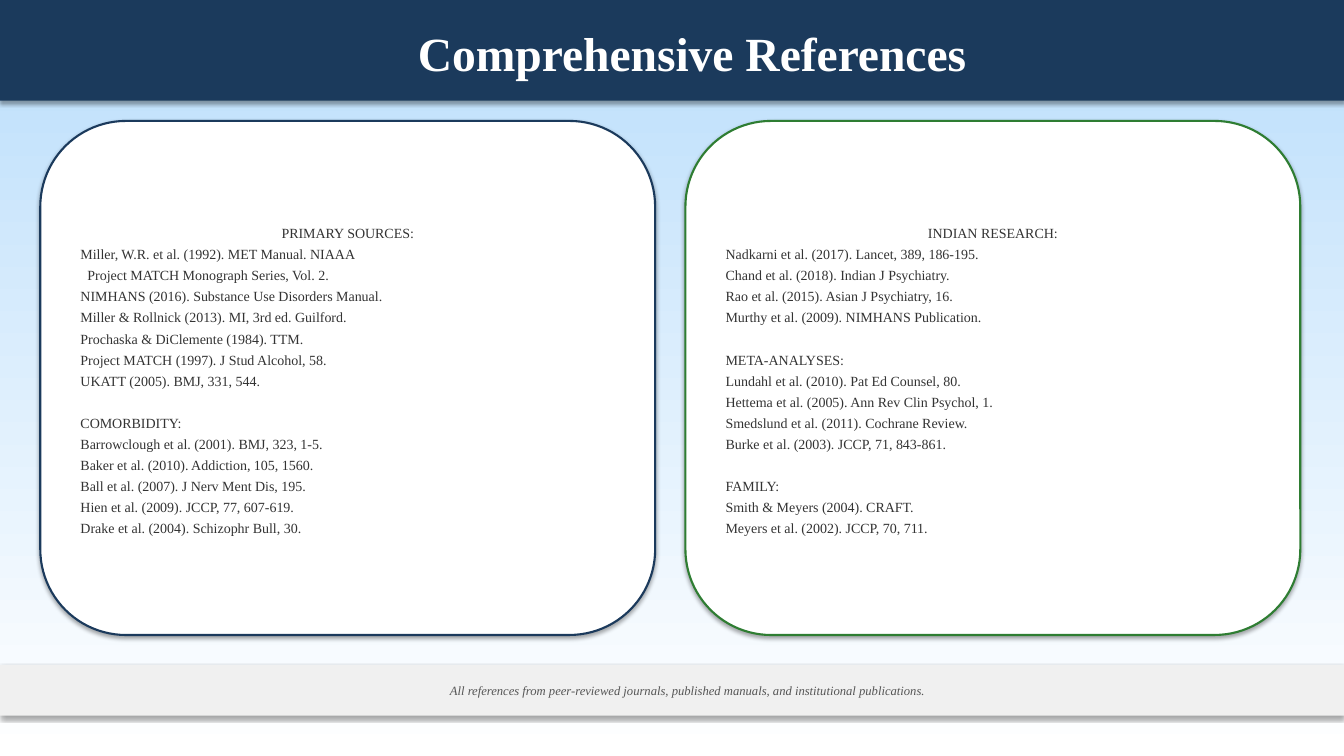
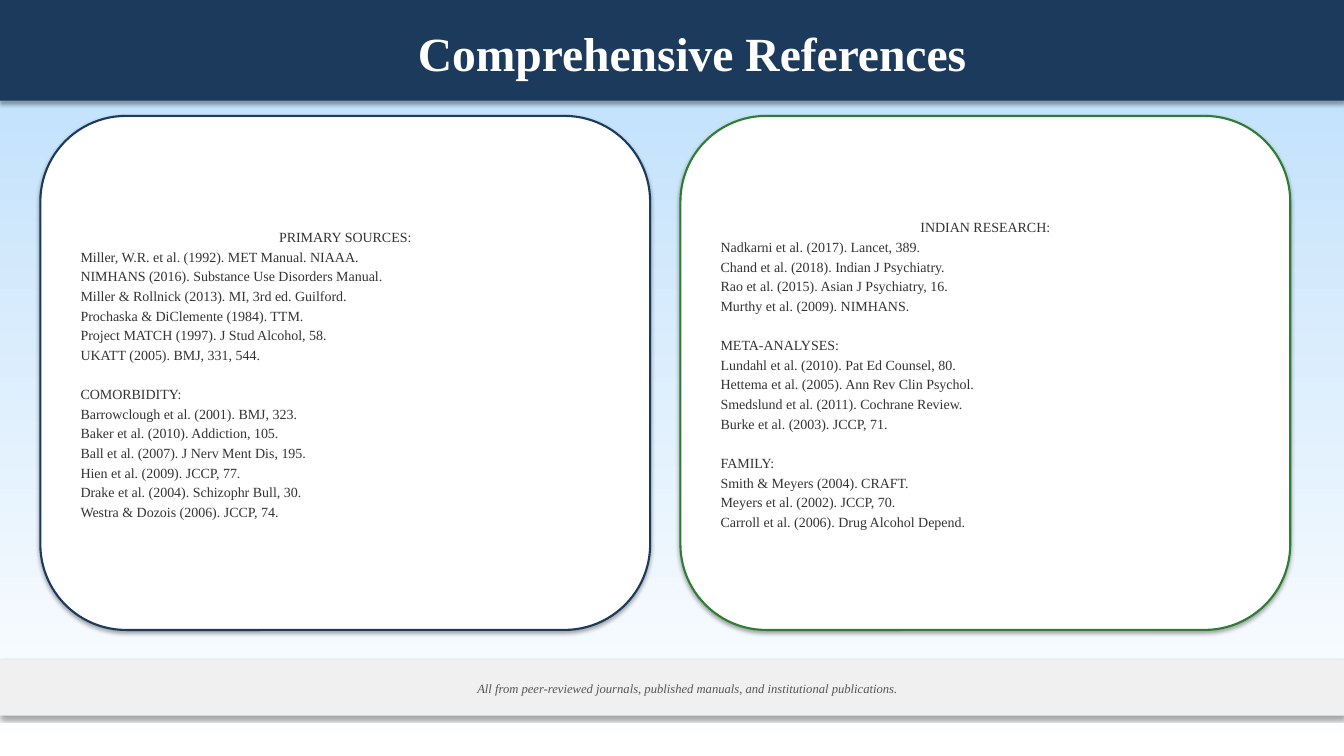
Before and after one commit to tejasdangodra786-byte/Dango-kiro, a slide deck: slide 67 of MET_Comprehensive_Presentation.pptx (slide 64 before the commit). Drawn at 1344x756 pixels with LibreOffice and Linux fonts; fonts in the diff are those of the drawing. Boxes give left, top, right and bottom in pixels: in the first picture for what was removed or moved away, otherwise in the second. Text is boxed around its words. In the diff, an @@ line names an element or a change of style, - is before the commit and + after.

Commit message:
MET Presentation v4.2: 79 slides - fixed overlaps + new sections
- FIXED: Strict zone layout (Title 0-1.0, Content 1.15-6.4, Ref 6.55-7.1) - NO overlaps
- KEPT: All original v4 content (62 slides worth of content preserved)
- ADDED: Section 8 - Comparison with Other Therapies (MET vs CBT, 12-Step, table)
- ADDED: Family & Caregiver involvement (CRAFT, stepped care, psychoeducation)
- ADDED: MET as pretreatment enhancer research
- ADDED: Section 9 - Comorbid Psychiatric Disorders (PD, Depression, Anxiety/PTSD, Bipolar, Psychosis, ADHD, ED)
- ADDED: Summary table of all adaptations
- ADDED: Cultural adaptations for India
- ADDED: Medication adherence using MI
- ADDED: Training & supervision guidelines
- ADDED: Limitations & when MET is insufficient
- ADDED: Evidence table by population
- ADDED: Therapist skills checklist
- ADDED: Ethical considerations
- 79 slides total (~80 as requested)
- References on every slide from research

```diff
--- a/MET_Comprehensive_Presentation.pptx
+++ b/MET_Comprehensive_Presentation.pptx
@@ rounded rectangle "PRIMARY SOURCES:": place and size @@
-rounded rectangle "PRIMARY SOURCES:" at (40,121,655,635)
+rounded rectangle "PRIMARY SOURCES:" at (40,116,650,630)
@@ rounded rectangle "INDIAN RESEARCH:": place and size @@
-rounded rectangle "INDIAN RESEARCH:" at (686,121,1301,635)
+rounded rectangle "INDIAN RESEARCH:" at (681,116,1291,630)
@@ text in rounded rectangle at (81,232,412,500): less space between paragraphs @@
@@ text in rounded rectangle at (721,222,1050,491): less space between paragraphs @@
@@ text in rounded rectangle at (81,252,358,265): text changed @@
-Miller, W.R. et al. (1992). MET Manual. NIAAA
-Project MATCH Monograph Series, Vol. 2.
+Miller, W.R. et al. (1992). MET Manual. NIAAA.
@@ text in rounded rectangle at (721,242,920,255): text changed @@
-Nadkarni et al. (2017). Lancet, 389, 186-195.
+Nadkarni et al. (2017). Lancet, 389.
@@ text in rounded rectangle at (721,301,910,314): text changed @@
-Murthy et al. (2009). NIMHANS Publication.
+Murthy et al. (2009). NIMHANS.
@@ text in rounded rectangle at (721,379,974,392): text changed @@
-Hettema et al. (2005). Ann Rev Clin Psychol, 1.
+Hettema et al. (2005). Ann Rev Clin Psychol.
@@ text in rounded rectangle at (81,409,297,441): text changed @@
-Barrowclough et al. (2001). BMJ, 323, 1-5.
-Baker et al. (2010). Addiction, 105, 1560.
+Barrowclough et al. (2001). BMJ, 323.
+Baker et al. (2010). Addiction, 105.
@@ text in rounded rectangle at (721,419,887,432): text changed @@
-Burke et al. (2003). JCCP, 71, 843-861.
+Burke et al. (2003). JCCP, 71.
@@ text in rounded rectangle at (81,468,240,481): text changed @@
-Hien et al. (2009). JCCP, 77, 607-619.
+Hien et al. (2009). JCCP, 77.
@@ text in rounded rectangle at (81,507,278,520): paragraph added @@
+Westra & Dozois (2006). JCCP, 74.
@@ text in rounded rectangle at (721,497,965,530): text changed @@
-Meyers et al. (2002). JCCP, 70, 711.
+Meyers et al. (2002). JCCP, 70.
+Carroll et al. (2006). Drug Alcohol Depend.
@@ rectangle "All from peer-reviewed journals, published ...": place and size @@
-rectangle "All from peer-reviewed journals, published ..." at (0,665,1344,716)
+rectangle "All from peer-reviewed journals, published ..." at (0,660,1344,716)
@@ text in rectangle at (477,684,897,696): text changed @@
-All references from peer-reviewed journals, published manuals, and institutional publications.
+All from peer-reviewed journals, published manuals, and institutional publications.
```
Also in this commit, not shown: 53 other slides changed, 16 slides added, 2 slides removed, 1 other file.
